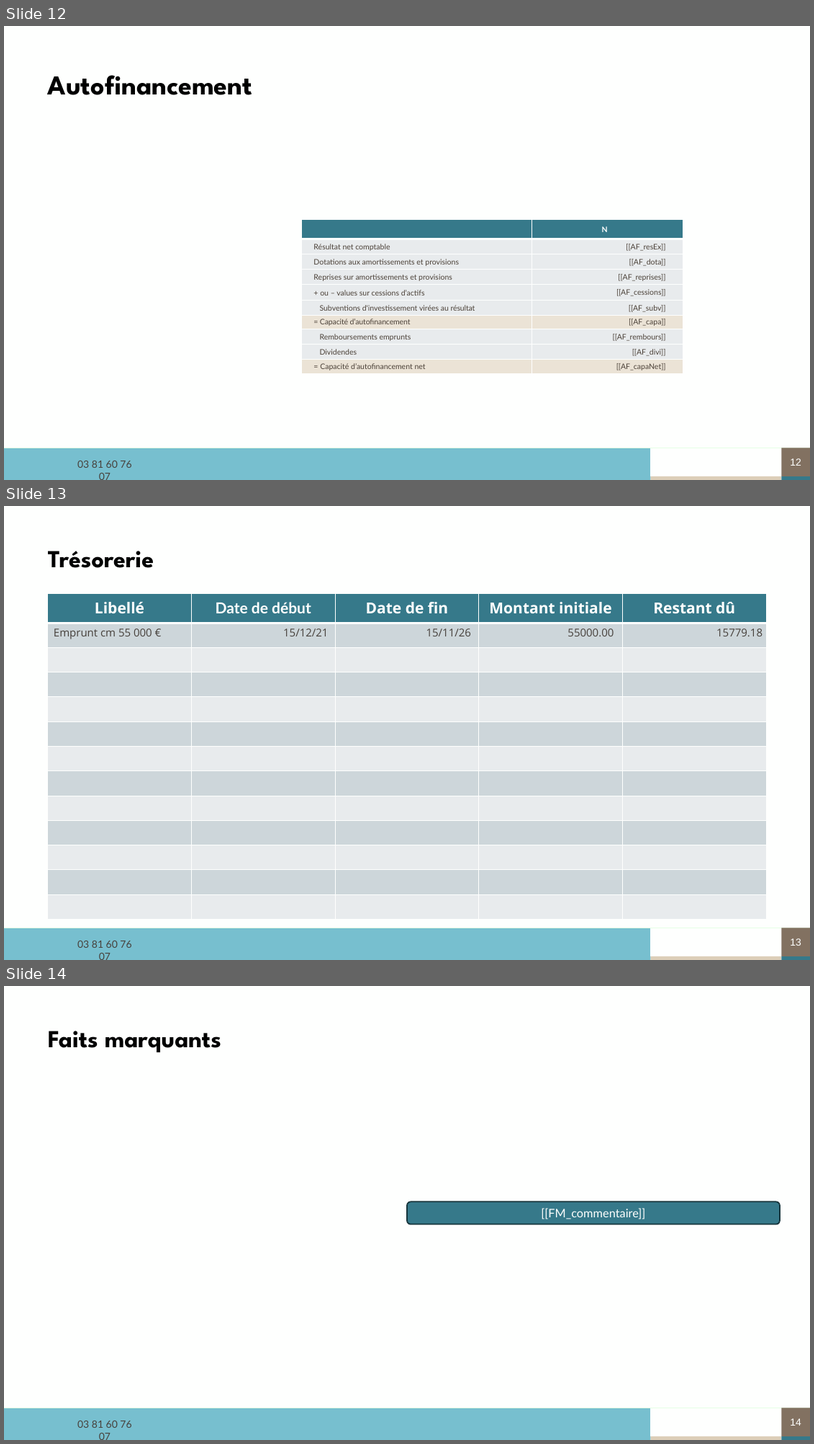
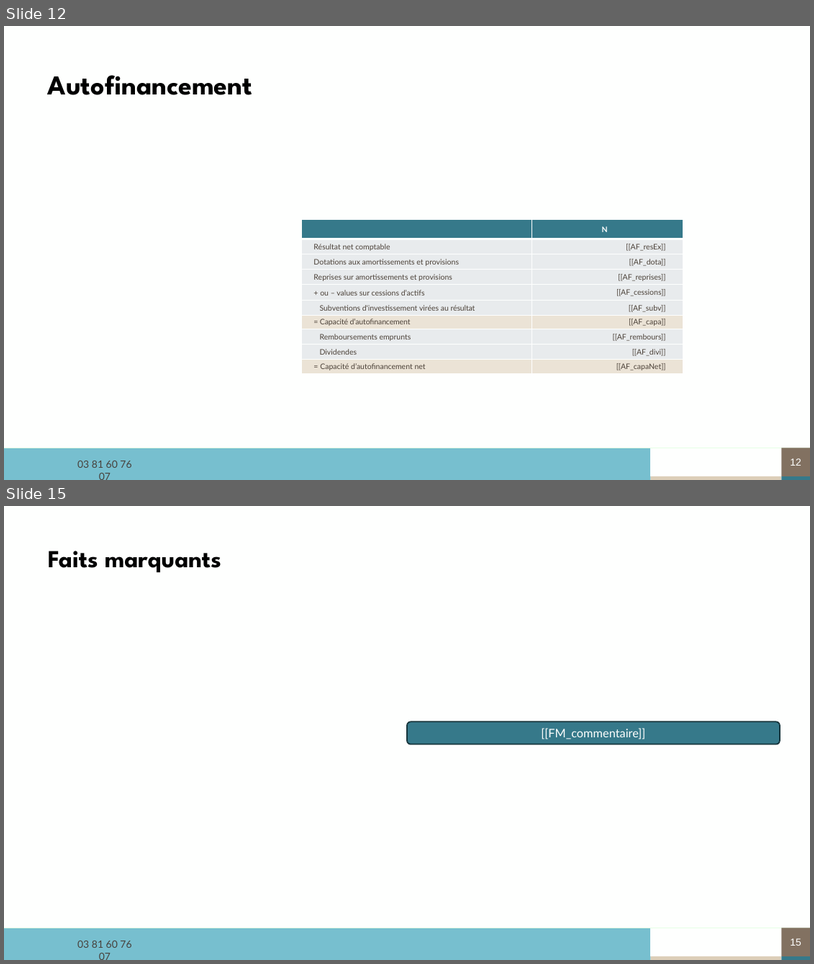
Before and after one commit to ldebouche/Projet1_lettre_fin_de_mission, a slide deck: backend/src/templates/modele_complet.pptm. Shown one above the other, each under a label of ours: slides 12, 13 and 14 before the commit, slides 12 and 15 after it; the slides between them are not shown. The pictures are 814x1444 and 814x964 pixels, drawn with LibreOffice and Linux fonts; fonts in the diff are those of the drawing; background and template pictures are left out. Boxes give left, top, right and bottom in pixels: in the first picture for what was removed or moved away, otherwise in the second. Text is boxed around its words. In the diff, an @@ line names an element or a change of style, - is before the commit and + after.

```diff
--- a/backend/src/templates/modele_complet.pptm
+++ b/backend/src/templates/modele_complet.pptm
@@ slide 13 removed at (4,506,810,960), background #FEFFFE; not listed: 8 template elements that a slide beside it also shows @@
@@ text removed at (48,551,154,568) @@
-Trésorerie
@@ table removed at (47,593,767,919), 13 rows, 5 columns @@
-Libellé | Date de début | Date de fin | Montant initiale | Restant dû
-Emprunt cm 55 000 € | 15/12/21 | 15/11/26 | 55000.00 | 15779.18
- |  |  |  | 
- |  |  |  | 
- |  |  |  | 
- |  |  |  | 
- |  |  |  | 
- |  |  |  | 
- |  |  |  | 
- |  |  |  | 
- |  |  |  | 
- |  |  |  | 
- |  |  |  | 
@@ what was slide 14 is now slide 15 @@
@@ page number at (790,938,802,945): text changed @@
-14
+15
```
Also in this commit, not shown: 4 slides changed, 3 slides added, 1 other slide removed, 12 other files.
